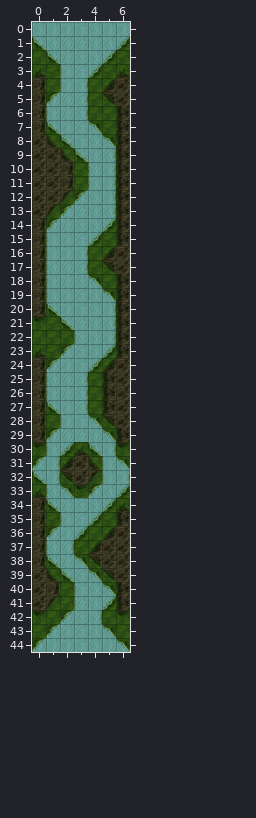
Two versions of a level (Tiled map, airstrike-android/assets/data/sample-level.tmx). Above: the version before the commit.
Cells are 75x75 px. Shown: x 0..6, y 0..44.
Once edited:
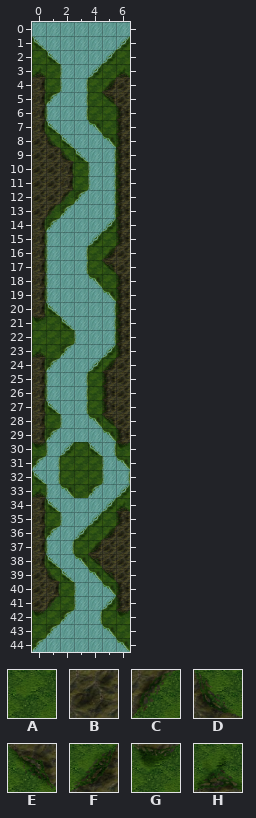
Key: from "bckgrnd": A 0, B 2, C 5, D 6, E 7, F 8, G 9, H 10.
_ is an empty cell.
From old to new:
Layer "TileLayer":
Tile A replaces tile B in rows 31 to 32 at x 3.
Tile A replaces tile C in row 32 at x 4.
Tile A replaces tile D in row 31 at x 4.
Tile A replaces tile E in row 32 at x 2.
Tile A replaces tile F in row 31 at x 2.
Tile A replaces tile G in row 33 at x 3.
Tile A replaces tile H in row 30 at x 3.
Where, in picture pixels (left, top, right, bottom), the same in both pictures:
changed: (60, 446, 102, 491)
